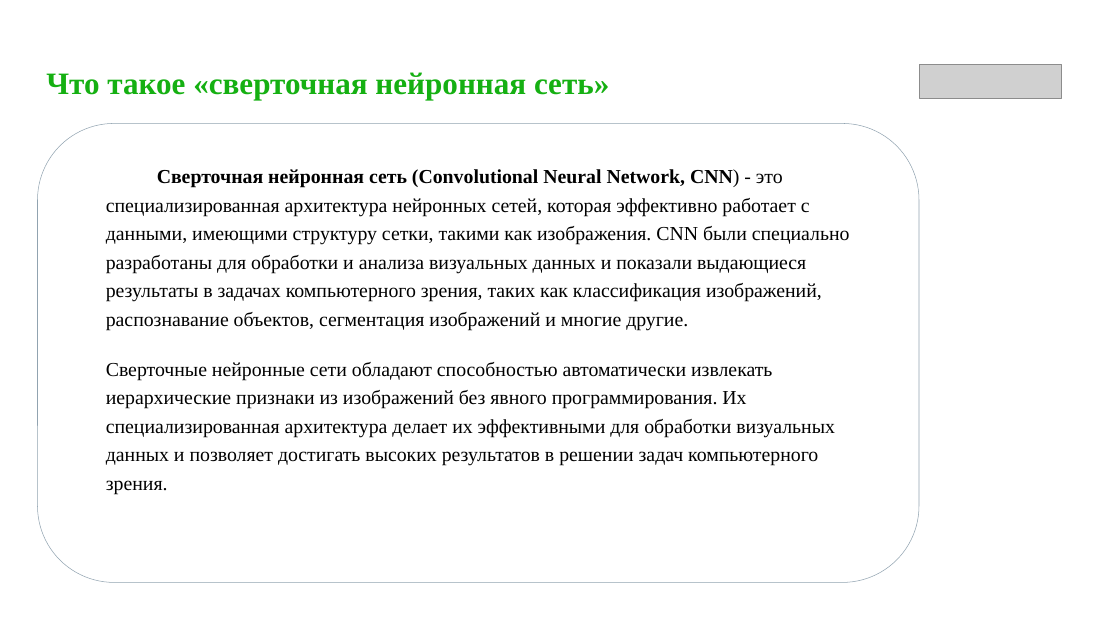
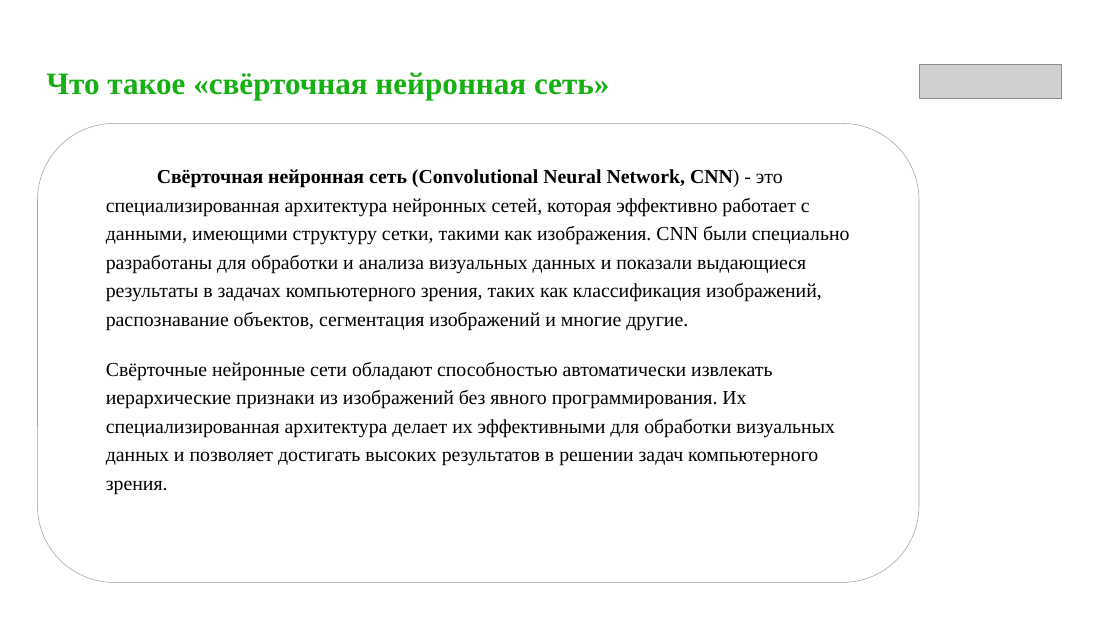
Before and after one commit to Aidt87/final_project_ai_architech_course, a slide deck: slide 5 of Презентация Тимаев А.С.pptx. Drawn at 1120x630 pixels with LibreOffice and Linux fonts; fonts in the diff are those of the drawing; grey boxes stand for pictures; background and template pictures are left out. Boxes give left, top, right and bottom in pixels: in the first picture for what was removed or moved away, otherwise in the second. Text is boxed around its words. In the diff, an @@ line names an element or a change of style, - is before the commit and + after.

```diff
--- a/Презентация Тимаев А.С.pptx
+++ b/Презентация Тимаев А.С.pptx
@@ text at [46, 72, 609, 99]: text changed @@
-Что такое «сверточная нейронная сеть»
+Что такое «свёрточная нейронная сеть»
@@ text at [106, 169, 850, 495]: text changed @@
-Сверточная нейронная сеть (Convolutional Neural Network, CNN) - это специализированная архитектура нейронных сетей, которая эффективно работает с данными, имеющими структуру сетки, такими как изображения. CNN были специально разработаны для обработки и анализа визуальных данных и показали выдающиеся результаты в задачах компьютерного зрения, таких как классификация изображений, распознавание объектов, сегментация изображений и многие другие.
-Сверточные нейронные сети обладают способностью автоматически извлекать иерархические признаки из изображений без явного программирования. Их специализированная архитектура делает их эффективными для обработки визуальных данных и позволяет достигать высоких результатов в решении задач компьютерного зрения.
+Свёрточная нейронная сеть (Convolutional Neural Network, CNN) - это специализированная архитектура нейронных сетей, которая эффективно работает с данными, имеющими структуру сетки, такими как изображения. CNN были специально разработаны для обработки и анализа визуальных данных и показали выдающиеся результаты в задачах компьютерного зрения, таких как классификация изображений, распознавание объектов, сегментация изображений и многие другие.
+Свёрточные нейронные сети обладают способностью автоматически извлекать иерархические признаки из изображений без явного программирования. Их специализированная архитектура делает их эффективными для обработки визуальных данных и позволяет достигать высоких результатов в решении задач компьютерного зрения.
```
Also in this commit, not shown: 8 other slides changed, 3 slides added, 3 other files.
